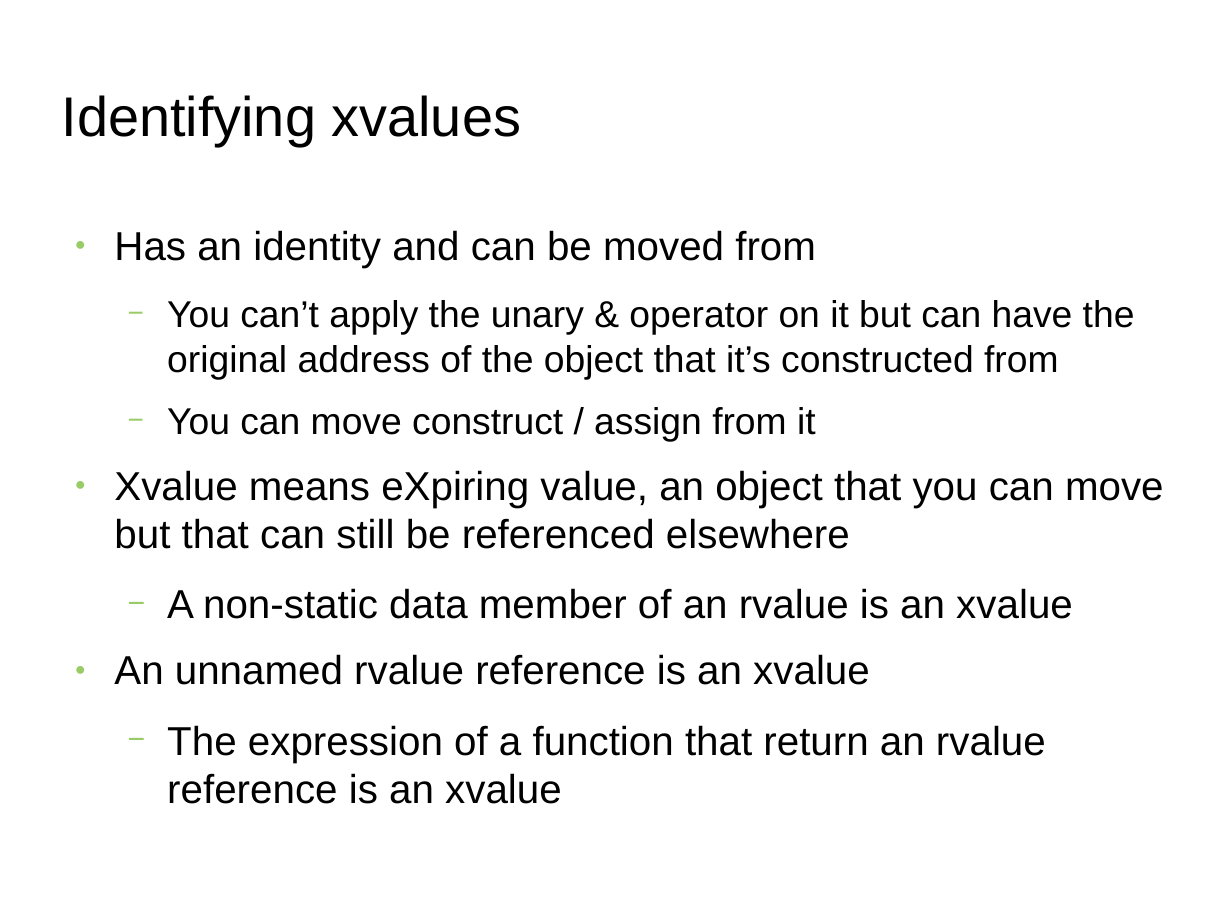
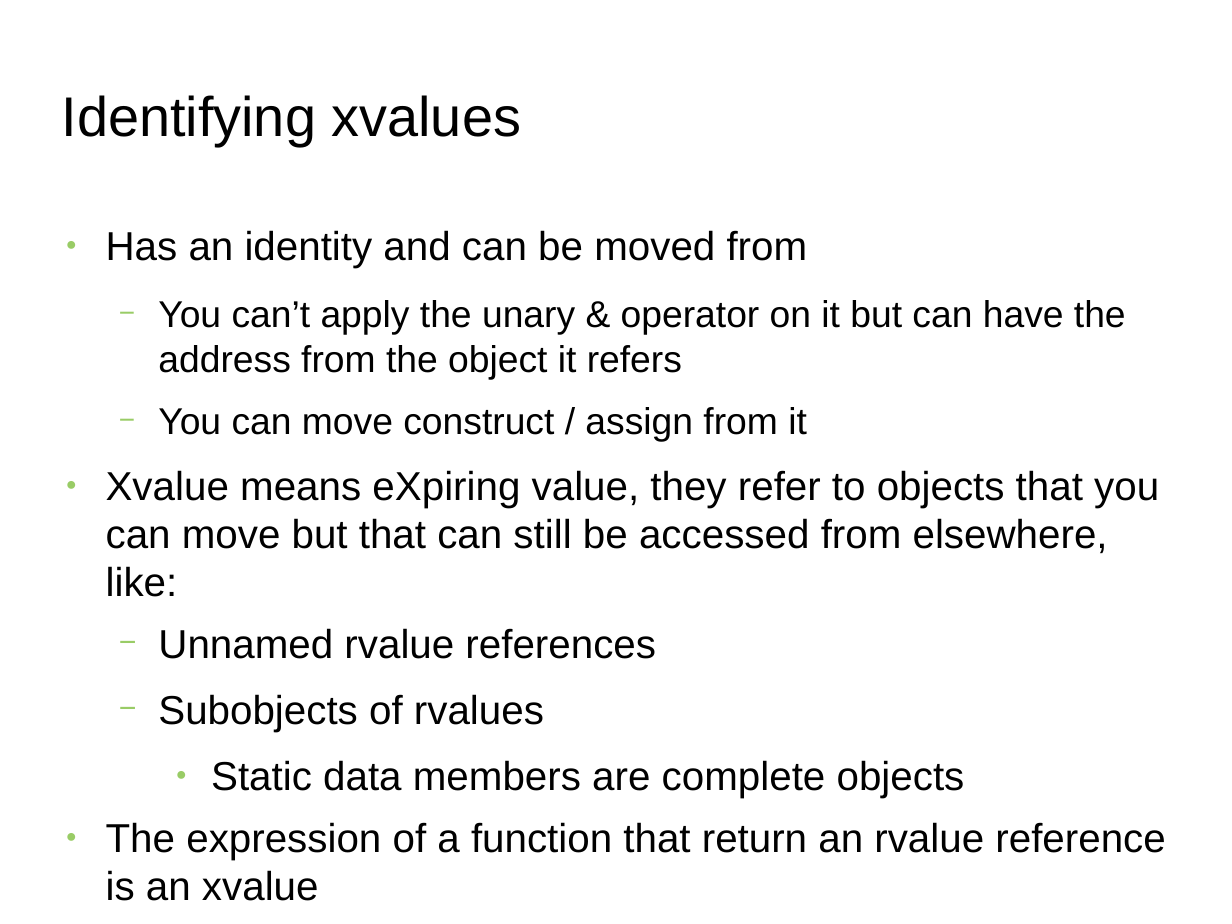
Before and after one commit to FranckRJ/CPP-trainings, a slide deck: slide 11 of traning-move.pt1.odp (slide 12 before the commit). Drawn at 1232x924 pixels with LibreOffice and Linux fonts; fonts in the diff are those of the drawing; background and template pictures are left out. Boxes give left, top, right and bottom in pixels: in the first picture for what was removed or moved away, otherwise in the second. Text is boxed around its words. In the diff, an @@ line names an element or a change of style, - is before the commit and + after.

```diff
--- a/traning-move.pt1.odp
+++ b/traning-move.pt1.odp
@@ text "Has an identity and can ...": place and size @@
-text "Has an identity and can ..." at [114,230,1164,804]
+text "Has an identity and can ..." at [106,230,1165,901]
@@ text at [158,300,1126,380]: text changed @@
-  − You can’t apply the unary & operator on it but can have the original address of the object that it’s constructed from
+  − You can’t apply the unary & operator on it but can have the address from the object it refers
@@ text at [106,470,1159,798]: text changed @@
-● Xvalue means eXpiring value, an object that you can move but that can still be referenced elsewhere
-  − A non-static data member of an rvalue is an xvalue
-● An unnamed rvalue reference is an xvalue
+● Xvalue means eXpiring value, they refer to objects that you can move but that can still be accessed from elsewhere, like:
+  − Unnamed rvalue references
+  − Subobjects of rvalues
+    ● Static data members are complete objects
@@ text at [106,822,1165,901]: bullet − to ●; list level 2 to 1 in "The expression of a function ..." @@
```
Also in this commit, not shown: 7 other slides changed, 1 slide added, 2 slides removed, 2 other files.
